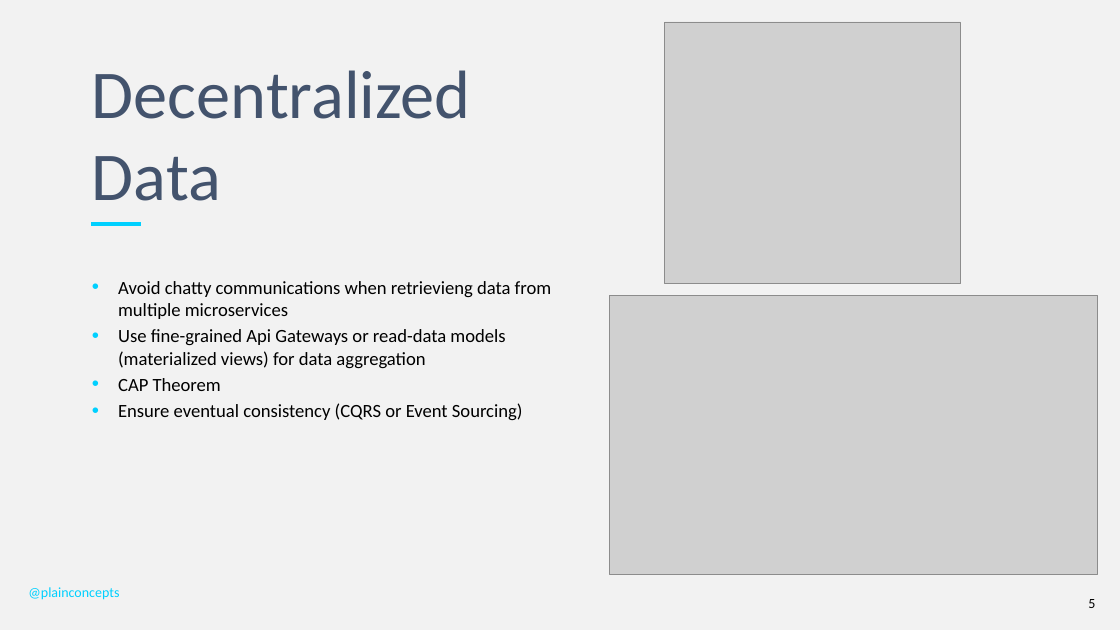
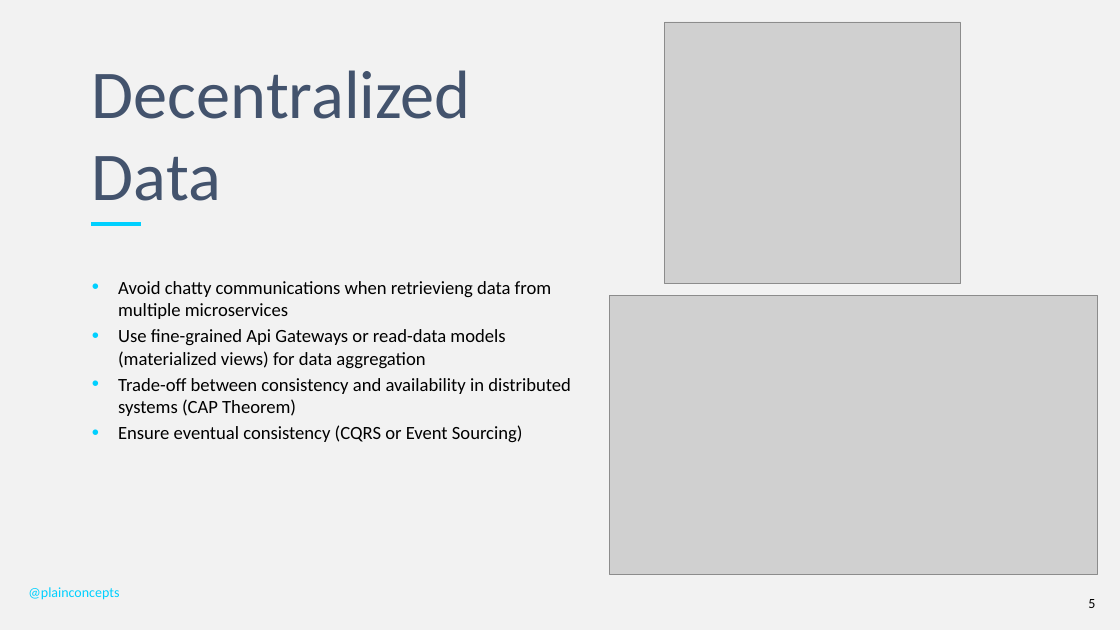
Before and after one commit to PlainConcepts/NetCore-Docker-Workshop, a slide deck: slide 5 of Docu/BestPractices&Antipatterns.pptx. Drawn at 1120x630 pixels with LibreOffice and Linux fonts; fonts in the diff are those of the drawing; grey boxes stand for pictures; background and template pictures are left out. Boxes give left, top, right and bottom in pixels: in the first picture for what was removed or moved away, otherwise in the second. Text is boxed around its words. In the diff, an @@ line names an element or a change of style, - is before the commit and + after.

Commit message:
Update ppt

```diff
--- a/Docu/BestPractices&Antipatterns.pptx
+++ b/Docu/BestPractices&Antipatterns.pptx
@@ text at [118, 378, 571, 416]: text changed @@
-• CAP Theorem
+• Trade-off between consistency and availability in distributed systems (CAP Theorem)
```
Also in this commit, not shown: 1 other slide changed, 2 slides added.
